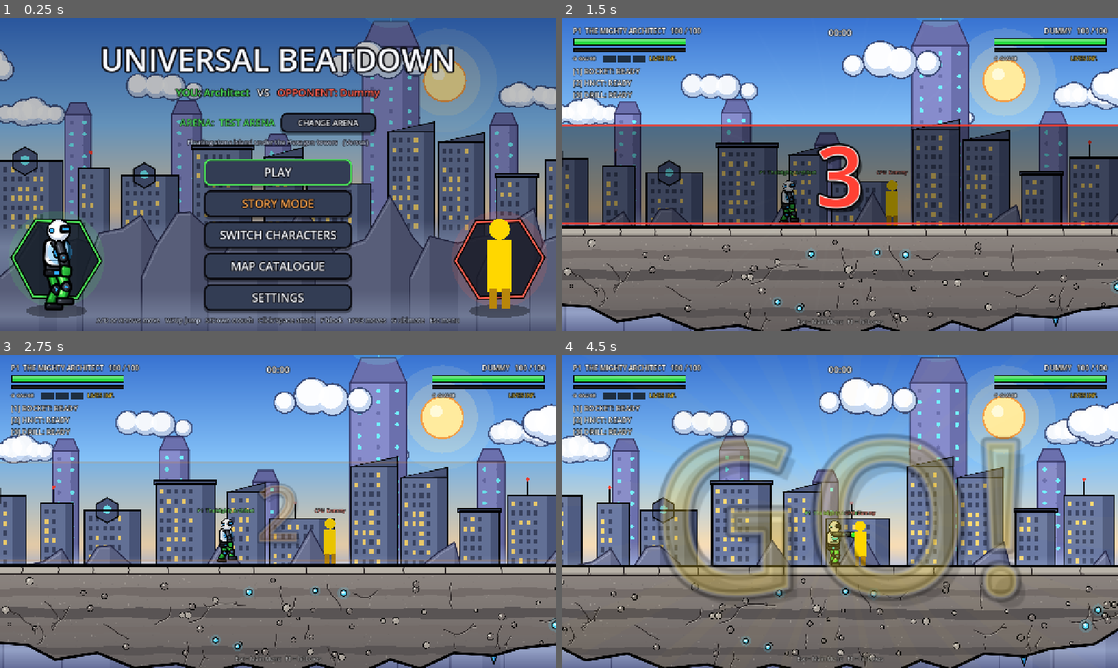
Above: before the commit, frames 1-4 (two rows, left to right).
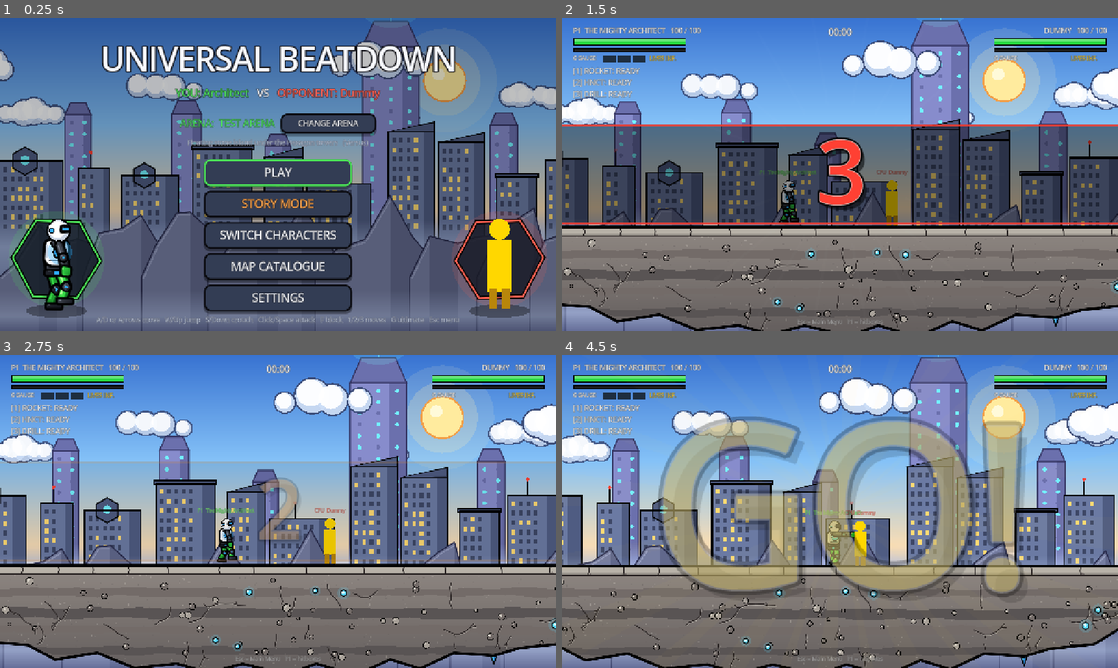
Above: after the commit, the same moments.

Repository: mahitoitadori2-dotcom/fighting-game
Game: Godot game, scene res://scenes/MainMenu.tscn
Two runs of this game, one before a commit and one after it. Both use one fixed random seed, a clock stepped at 60 frames per second and the inputs below.
Inputs (mouse positions are in pixels of both pictures, inside the frame that each line leads up to):
- Up to frame 1 (0.25 s): no input
- Up to frame 2 (1.5 s): click "PLAY" at 0.5 s; click "START" at 1.25 s
- Up to frame 3 (2.75 s): tap Enter (ui_accept) at 2 s; move the mouse to (400, 495) at 2.02 s; hold D (move_right) from 2.03 s (still down); tap W (jump) at 2.1, 2.27, 2.57 s; click (400, 495) at 2.17 s
- Up to frame 4 (4.5 s): release D (move_right) at 2.75 s; drag from (728, 527) to (890, 542) at 2.77 s; move the mouse to (895, 442) at 3.52 s; hold D (move_right) 3.53-4.25 s; tap S (crouch) at 3.6 s; tap W (jump) at 3.8 s; drag from (812, 574) to (673, 464) at 4.27 s

The runs differ from the first frame. In frame 1, 8.0% of the frame differs, in the area x 17-83%, y 8-99%; in frame 2, 3.0%; in frame 3, 2.4%; in frame 4, 20%, in the area x 1-99%, y 2-98%.

Commit message:
Auto-commit: project.godot, GraphicsSettings.gd, MapCatalog.gd, Performance.md +3 more

Diff:
--- a/project.godot
+++ b/project.godot
@@ -35,6 +35,10 @@
 [editor_plugins]
 
 enabled=PackedStringArray("res://addons/godot_ai/plugin.cfg")
+
+[gui]
+
+theme/default_font_multichannel_signed_distance_field=true
 
 [input]
 
--- a/scripts/GraphicsSettings.gd
+++ b/scripts/GraphicsSettings.gd
@@ -7,7 +7,7 @@
 ##   FAST     mobiles + old computers (iPhone 11 target: 40+ FPS): base-res render
 ##            (no hi-DPI fill cost), 60 FPS cap, fewer sparks, short trails,
 ##            backgrounds redrawn every other frame, lighter backgrounds.
-##   REGULAR  the original graphics (default).
+##   REGULAR  the original graphics (default on PCs; phones start on FAST).
 ##   REAL     good PCs: glow / bloom on bright things, more sparks, longer trails,
 ##            bigger particle cap, uncapped frame rate.
 ##
@@ -51,9 +51,12 @@
 	if _loaded:
 		return
 	_loaded = true
+	# Phones (web) start on FAST: base-res render = far less GPU memory on hi-DPI screens.
+	var phone := OS.has_feature("web_ios") or OS.has_feature("web_android")
+	level = FAST if phone else REGULAR
 	var cfg := ConfigFile.new()
 	if cfg.load(PATH) == OK:
-		level = clampi(int(cfg.get_value("graphics", "level", REGULAR)), POTATO, REAL)
+		level = clampi(int(cfg.get_value("graphics", "level", level)), POTATO, REAL)
 
 
 static func save_settings() -> void:
--- a/scripts/ui/MapCatalog.gd
+++ b/scripts/ui/MapCatalog.gd
@@ -81,17 +81,18 @@
 # PREVIEWS (thumbnails + the big preview): STILL PICTURES
 # Each map is rendered ONCE, one map at a time, in a hidden SubViewport (backdrop + island),
 # copied into a plain ImageTexture and the viewport is freed straight away. Nothing animates
-# and no backdrop keeps running while browsing. Pictures are cached for the whole session,
-# so re-opening the catalogue is instant.
+# and no backdrop keeps running while browsing. Thumbnails are cached for the whole session,
+# so re-opening the catalogue is instant (big previews are not: they are large).
 # ============================================================
 static var _shots := {}          # "id@WxH" -> Texture2D
-static var _queue: Array = []    # [TextureRect, entry, size]
+static var _queue: Array = []    # [TextureRect, entry, size, keep]
 static var _busy := false
 
 
 ## A still picture of the map. It fills in as soon as it is rendered (instantly if cached).
-## priority = jump the queue (the big preview should not wait for every thumbnail).
-static func make_preview(e: Dictionary, size: Vector2i, priority: bool = false) -> TextureRect:
+## big = the large preview: jumps the queue and is NOT kept after it closes (a big
+## picture is ~3 MB; keeping one per map would pile up on phones).
+static func make_preview(e: Dictionary, size: Vector2i, big: bool = false) -> TextureRect:
 	var tr := TextureRect.new()
 	tr.custom_minimum_size = Vector2(size)
 	tr.expand_mode = TextureRect.EXPAND_IGNORE_SIZE
@@ -101,10 +102,10 @@
 	if _shots.has(key):
 		tr.texture = _shots[key]
 		return tr
-	if priority:
-		_queue.push_front([tr, e, size])
+	if big:
+		_queue.push_front([tr, e, size, false])
 	else:
-		_queue.append([tr, e, size])
+		_queue.append([tr, e, size, true])
 	if not _busy:
 		_pump()
 	return tr
@@ -124,10 +125,13 @@
 		if not is_instance_valid(tr):                 # Left the catalogue / closed the preview
 			continue
 		var key := _shot_key(job[1], job[2])
-		if not _shots.has(key):
-			_shots[key] = await _render(tree, job[1], job[2])
+		var tex: Texture2D = _shots.get(key)
+		if tex == null:
+			tex = await _render(tree, job[1], job[2])
+			if bool(job[3]):
+				_shots[key] = tex                         # Thumbnails are kept (small)
 		if is_instance_valid(tr):
-			tr.texture = _shots[key]
+			tr.texture = tex
 	_busy = false
 
 
Not shown, changed: vault/Performance.md
Not shown, changed: vault/SUMMARY.md
Not shown, changed: vault/Todo.md
